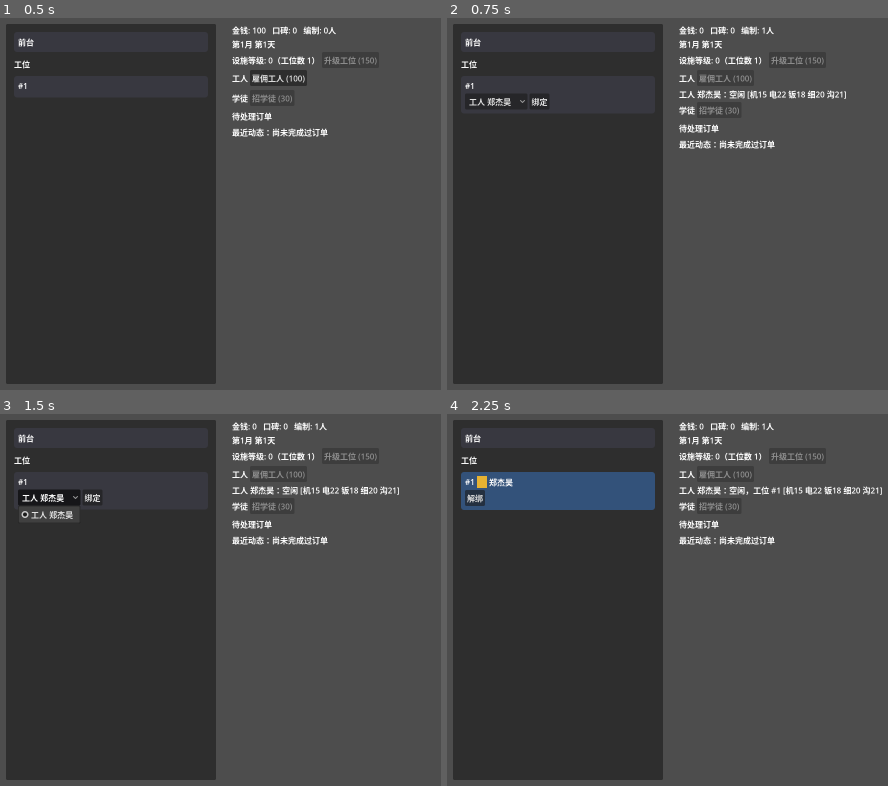
Above: before the commit, frames 1-4 (two rows, left to right).
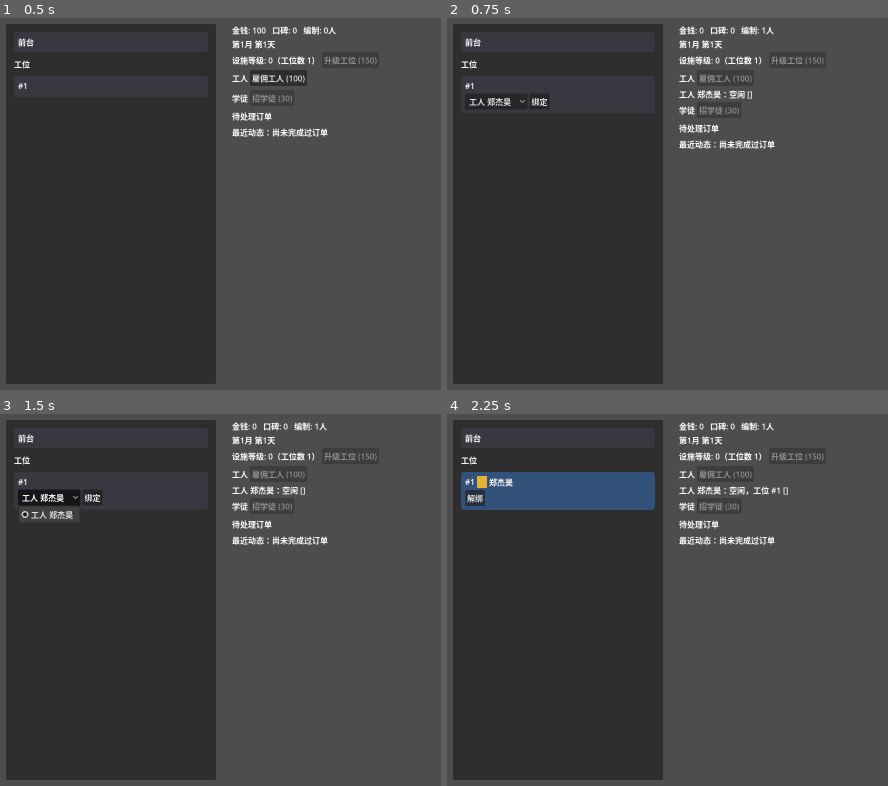
Above: after the commit, the same moments.

Repository: XinLiucc/cocos-game-project
Game: Godot game, scene res://scenes/Main.tscn
Same seed, same stepped clock (60 frames per second), same inputs: the game is played once before the commit and once after it.
Inputs:
- Up to frame 1 (0.5 s): no input
- Up to frame 2 (0.75 s): click "雇佣工人 (100)" at 0.5 s
- Up to frame 3 (1.5 s): click "工人 郑杰昊" at 1.25 s
- Up to frame 4 (2.25 s): click "绑定" at 2 s

Frame 1 is identical in both runs. In frame 2, 0.3% of the frame differs, in the area x 68-91%, y 19-22%; in frame 3, 0.3%; in frame 4, 0.3%, in the area x 76-99%, y 19-22%.
Error after the commit: Invalid access to property or key 'ATTRIBUTE_KEYS' on a base object of type 'Node (GameState.gd)'. (res://scripts/Main.gd:429)

Commit message:
Redesign apprentice hiring: split worker/front-desk tracks at hire time
Replace the accumulate-points-then-choose-track flow with two distinct
hire paths (hire_worker_apprentice/hire_front_desk_apprentice) that fix
the track immediately, removing can_choose_track/choose_track. Worker
attributes drop from four dimensions to three (mechanical/electrical/
bodywork), matching the three car types one-to-one now that the
unused-by-any-order-type precision dimension is gone; front-desk gets
an entirely new three-dimension set (communication/affinity/efficiency)
independent of the worker line. Mentor point yield, previously derived
from the master's now-removed precision attribute, is decoupled and
rolls a fixed random range instead.

Diff:
--- a/car_repair_shop/scripts/GameState.gd
+++ b/car_repair_shop/scripts/GameState.gd
@@ -39,11 +39,16 @@
 const APPRENTICE_SALARY_BASE := 15
 const APPRENTICE_SALARY_LEVEL_STEP := 5
 
-# 2026-08-09：员工属性系统骨架。5 项属性（机械/电气/钣喷偏硬技能，细心/沟通偏软技能）。
+# 2026-08-09：员工属性系统骨架。
 # 2026-08-10：区分工人/学徒的起始值——工人是已出师的熟练工，随机值贴近一级考试线；
-# 学徒是白纸，五项统一从最低值起步，全靠训练/带教走方向分化。
+# 学徒是白纸，统一从最低值起步，全靠训练/带教走方向分化。
+# 2026-09-03：工人学徒/前台学徒从招募起就是两种不同职业（不再"先招通用学徒、攒够点数
+# 再选赛道"），两条线属性互不相关：工人线砍掉了跟车型不对应的 precision，剩机械/电气/钣喷
+# 三维（正好一一对应 sedan/suv/sports_car 三种车型的 primary_attribute）；前台线换成
+# 全新的服务向三维（沟通/亲和/效率），具体各自挂什么机制仍待设计，先占住结构。
 # 考试通过率、车型属性权重仍未做，占位数值随手定
-const ATTRIBUTE_KEYS: Array[String] = ["mechanical", "electrical", "bodywork", "precision", "communication"]
+const WORKER_ATTRIBUTE_KEYS: Array[String] = ["mechanical", "electrical", "bodywork"]
+const FRONT_DESK_ATTRIBUTE_KEYS: Array[String] = ["communication", "affinity", "efficiency"]
 const WORKER_ATTR_MIN := 15
 const WORKER_ATTR_MAX := 25
 const APPRENTICE_ATTR_BASE := 5
@@ -85,13 +90,15 @@
 
 # 2026-08-12：带教——属性成长第二条路径。工人可以"带"一个学徒，这是长期绑定关系而不是每次
 # 手动触发的动作：师傅接单干活时，只要绑定的学徒当前空闲，就自动一起进这单（完工后学徒获得
-# 整数属性点），学徒不空闲时师傅照常独自接单。点数数量由师傅的"细心"属性决定（细心越高教得
-# 越好），具体加到哪项属性仍由玩家手动分配，不自动指定。
+# 整数属性点），学徒不空闲时师傅照常独自接单。加到哪项属性仍由玩家手动分配，不自动指定。
 # 2026-08-18：去掉带教自带的固定耗时折扣——跟车型按主技能加权耗时的机制重复了。耗时现在完全
 # 只看工位上工人自己的技能属性；"特定技能减少维修时间"这类效果以后走专门的技能系统设计，
 # 不再由"带教"这个动作本身自带 buff。
-const MENTOR_POINTS_BASE := 1
-const MENTOR_PRECISION_DIVISOR := 10
+# 2026-09-03：产出点数原本挂在师傅的"细心"属性上（细心越高教得越好），但 precision 这维
+# 已经从工人属性里砍掉，且这属于工人/前台两条属性线互不相关后必然要断开的耦合——没有再挑
+# 一维顶替的必要，改成固定区间随机值，跟师傅属性完全脱钩
+const MENTOR_POINTS_MIN := 2
+const MENTOR_POINTS_MAX := 5
 
 # 2026-08-16：车型按属性加权耗时——每种车型对应一项主技能（OrderType.primary_attribute），
 # 工人该项技能值以基准线（贴近 WORKER_ATTR_MIN/MAX 的中点）为 1.0x 倍率，每高/低于基准 1 点
@@ -101,17 +108,18 @@
 const REPAIR_TIME_MULTIPLIER_MIN := 0.7
 const REPAIR_TIME_MULTIPLIER_MAX := 1.3
 
-# 2026-08-30：技能系统第一个技能——"熟练技工"，区别于五维属性的连续曲线，是个离散
-# 阈值效果：某项硬技能练到远超常规均值（软上限 150/5 项=30，这里要求 35，得靠训练/带教
-# 刻意专精单项才够）即解锁，接该项对应车型时在 repair_time_multiplier 基础上再打折，
-# 且不受该函数 [0.7x, 1.3x] 钳制——专精技能就是要能突破常规曲线的天花板
+# 2026-08-30：技能系统第一个技能——"熟练技工"，区别于连续曲线，是个离散
+# 阈值效果：某项硬技能练到 35 才解锁，接该项对应车型时在 repair_time_multiplier
+# 基础上再打折，且不受该函数 [0.7x, 1.3x] 钳制。
+# 2026-09-03 提醒：门槛数值当初是按软上限 150/5 项=30 校准的"远超均值"（专精单项才够）；
+# 属性从五维砍成工人/前台各三维后，均分下软上限变成 150/3=50，35 已经低于均值，
+# 这道门槛可能名不副实了——留到之后的数值平衡阶段一起看，这次不动
 const SKILL_ATTRIBUTE_THRESHOLD := 35
 const SKILL_TIME_MULTIPLIER := 0.9
 
 # 2026-08-31：技能系统第二个技能——"金牌前台"，复用同一套离散阈值（同一个
-# SKILL_ATTRIBUTE_THRESHOLD），但挂在"沟通"这项软技能上：这项属性此前对工人赛道完全没用
-# （只有前台赛道选择门槛看它），转正前台的沟通值达标后，解锁进单间隔再打折——前台越会
-# 沟通，招揽来的顾客越多，呼应"沟通"字面含义
+# SKILL_ATTRIBUTE_THRESHOLD），挂在"沟通"这项前台专属属性上：转正前台的沟通值达标后，
+# 解锁进单间隔再打折——前台越会沟通，招揽来的顾客越多，呼应"沟通"字面含义
 const SKILL_SPAWN_INTERVAL_MULTIPLIER := 0.9
 
 const STARTING_MONEY := 100
@@ -184,7 +192,7 @@
 
 func _random_worker_attributes() -> Dictionary:
 	var attrs := {}
-	for key in ATTRIBUTE_KEYS:
+	for key in WORKER_ATTRIBUTE_KEYS:
 		attrs[key] = randi_range(WORKER_ATTR_MIN, WORKER_ATTR_MAX)
 	return attrs
 
@@ -206,16 +214,17 @@
 	return candidate
 
 
-func _base_apprentice_attributes() -> Dictionary:
+func _base_apprentice_attributes(track: String) -> Dictionary:
+	var keys := FRONT_DESK_ATTRIBUTE_KEYS if track == "front_desk" else WORKER_ATTRIBUTE_KEYS
 	var attrs := {}
-	for key in ATTRIBUTE_KEYS:
+	for key in keys:
 		attrs[key] = APPRENTICE_ATTR_BASE
 	return attrs
 
 
 func attribute_sum(attrs: Dictionary) -> int:
 	var total := 0
-	for key in ATTRIBUTE_KEYS:
+	for key in attrs:
 		total += attrs[key]
 	return total
 
@@ -408,14 +417,22 @@
 	return worker_count() >= 1 and money >= APPRENTICE_HIRE_COST
 
 
-func hire_apprentice() -> bool:
+func hire_worker_apprentice() -> bool:
+	return _hire_apprentice("worker")
+
+
+func hire_front_desk_apprentice() -> bool:
+	return _hire_apprentice("front_desk")
+
+
+func _hire_apprentice(track: String) -> bool:
 	if not can_hire_apprentice():
 		return false
 	money -= APPRENTICE_HIRE_COST
 	employees.append({
 		"id": _next_employee_id, "kind": "apprentice", "busy": false, "level": 0,
-		"attributes": _base_apprentice_attributes(), "pending_points": 0, "qualified": false,
-		"name": _random_employee_name(), "track": "",
+		"attributes": _base_apprentice_attributes(track), "pending_points": 0, "qualified": false,
+		"name": _random_employee_name(), "track": track,
 	})
 	_next_employee_id += 1
 	money_changed.emit(money)
@@ -427,42 +444,14 @@
 	return EXAM_ATTRIBUTE_THRESHOLD_BASE + EXAM_ATTRIBUTE_THRESHOLD_LEVEL_STEP * level
 
 
-# 工人赛道看机械/电气/钣喷/细心四维总和；前台赛道只看沟通这一维——
-# 两条赛道的训练成本/成长曲线本来就对称（五门课 base_growth/cost 完全一样，
-# 攻速只跟属性总和的软上限挂钩，跟点在哪维无关），所以门槛公式可以直接复用，
-# 不用给前台另开一套数值
-func _track_core_attribute_value(attrs: Dictionary, track: String) -> int:
-	if track == "front_desk":
-		return attrs["communication"]
-	return attrs["mechanical"] + attrs["electrical"] + attrs["bodywork"] + attrs["precision"]
-
-
-func can_choose_track(id: int) -> bool:
-	var e := get_employee(id)
-	if e.is_empty() or e["kind"] != "apprentice" or e.get("track", "") != "":
-		return false
-	return attribute_sum(e["attributes"]) >= exam_attribute_threshold(0)
-
-
-# 赛道选定后不可改——选错了只能靠以后的解雇机制重新招人，这次不做转岗
-func choose_track(id: int, track: String) -> bool:
-	if not can_choose_track(id):
-		return false
-	if track != "worker" and track != "front_desk":
-		return false
-	var e := get_employee(id)
-	e["track"] = track
-	employees_changed.emit()
-	return true
-
-
+# 工人线/前台线现在都是各自固定三维，属性总和门槛可以直接复用同一套公式，
+# 不用再按赛道区分核心属性取值
 func exam_pass_rate(id: int) -> float:
 	var e := get_employee(id)
 	if e.is_empty():
 		return 0.0
 	var threshold := exam_attribute_threshold(e["level"])
-	var core_value := _track_core_attribute_value(e["attributes"], e.get("track", ""))
-	var deficit: int = max(0, threshold - core_value)
+	var deficit: int = max(0, threshold - attribute_sum(e["attributes"]))
 	var rate := EXAM_PASS_RATE_MAX - EXAM_PASS_RATE_PENALTY_PER_POINT * deficit
 	return clamp(rate, EXAM_PASS_RATE_MIN, EXAM_PASS_RATE_MAX)
 
@@ -470,8 +459,6 @@
 func can_take_exam(id: int) -> bool:
 	var e := get_employee(id)
 	if e.is_empty() or e["kind"] != "apprentice" or e["busy"]:
-		return false
-	if e.get("track", "") == "":
 		return false
 	if e["level"] >= MAX_APPRENTICE_LEVEL:
 		return false
@@ -600,8 +587,8 @@
 	return SKILL_SPAWN_INTERVAL_MULTIPLIER if has_front_desk_skill() else 1.0
 
 
-func mentor_points_earned(master_precision: int) -> int:
-	return MENTOR_POINTS_BASE + master_precision / MENTOR_PRECISION_DIVISOR
+func mentor_points_earned() -> int:
+	return randi_range(MENTOR_POINTS_MIN, MENTOR_POINTS_MAX)
 
 
 func add_attribute_points(id: int, amount: int) -> void:
